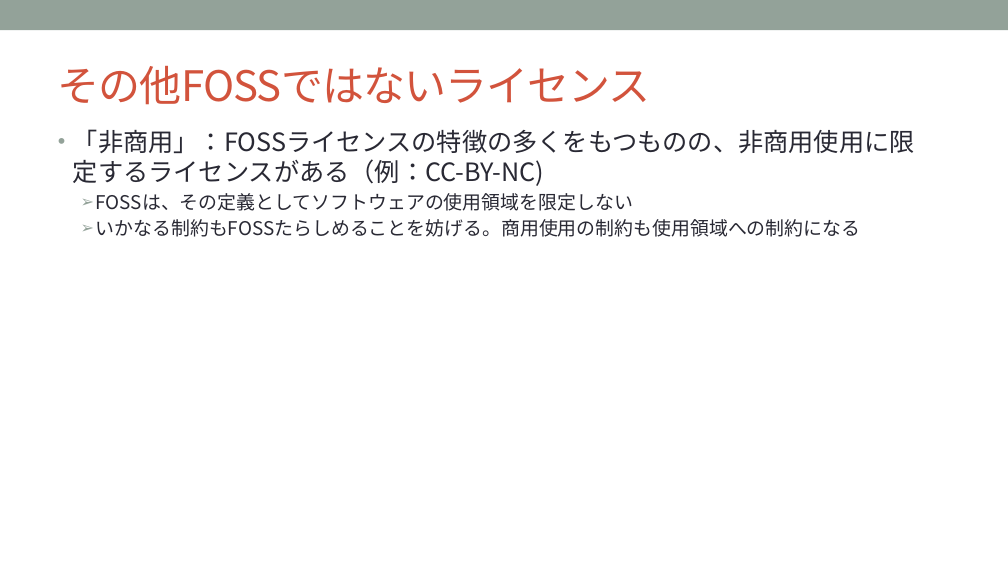
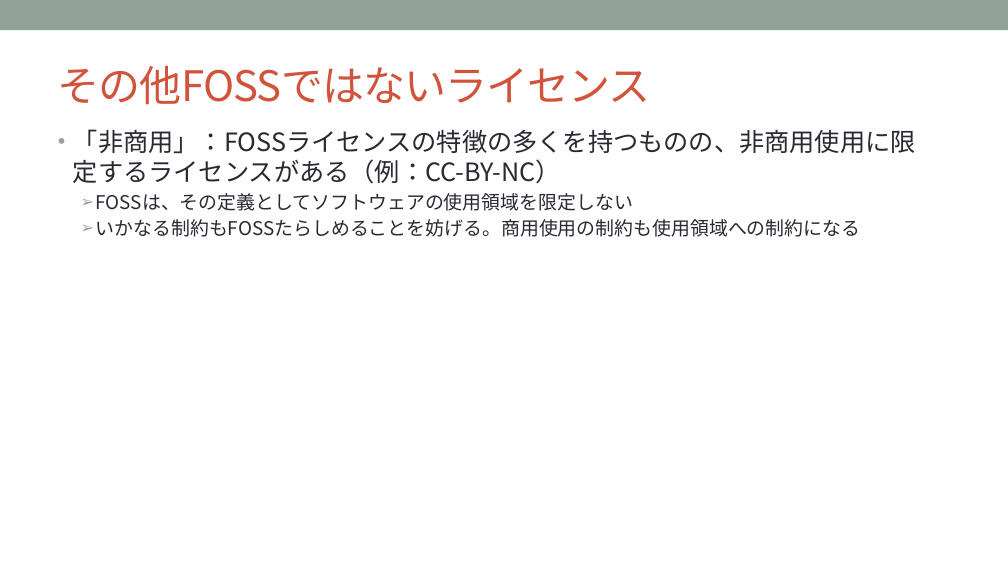
Before and after one commit to OpenChain-Project/Curriculum-Translation-JP, a slide deck: slide 19 of RELEASE/openchain-curriculum-for-1-1_JP.pptx. Drawn at 1008x567 pixels with LibreOffice and Linux fonts; fonts in the diff are those of the drawing; background and template pictures are left out. Boxes give left, top, right and bottom in pixels: in the first picture for what was removed or moved away, otherwise in the second. Text is boxed around its words. In the diff, an @@ line names an element or a change of style, - is before the commit and + after.

```diff
--- a/RELEASE/openchain-curriculum-for-1-1_JP.pptx
+++ b/RELEASE/openchain-curriculum-for-1-1_JP.pptx
@@ text at <box>73,129,916,184</box>: text changed @@
-• 「非商用」：FOSSライセンスの特徴の多くをもつものの、非商用使用に限定するライセンスがある（例：CC-BY-NC)
+• 「非商用」：FOSSライセンスの特徴の多くを持つものの、非商用使用に限定するライセンスがある（例：CC-BY-NC）
```
Also in this commit, not shown: 12 other slides changed.
